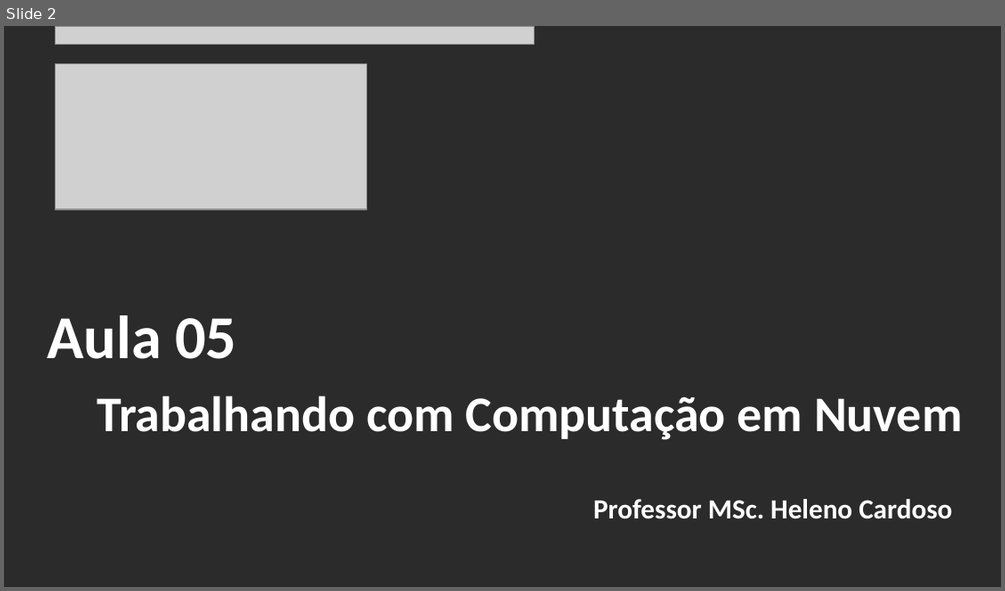
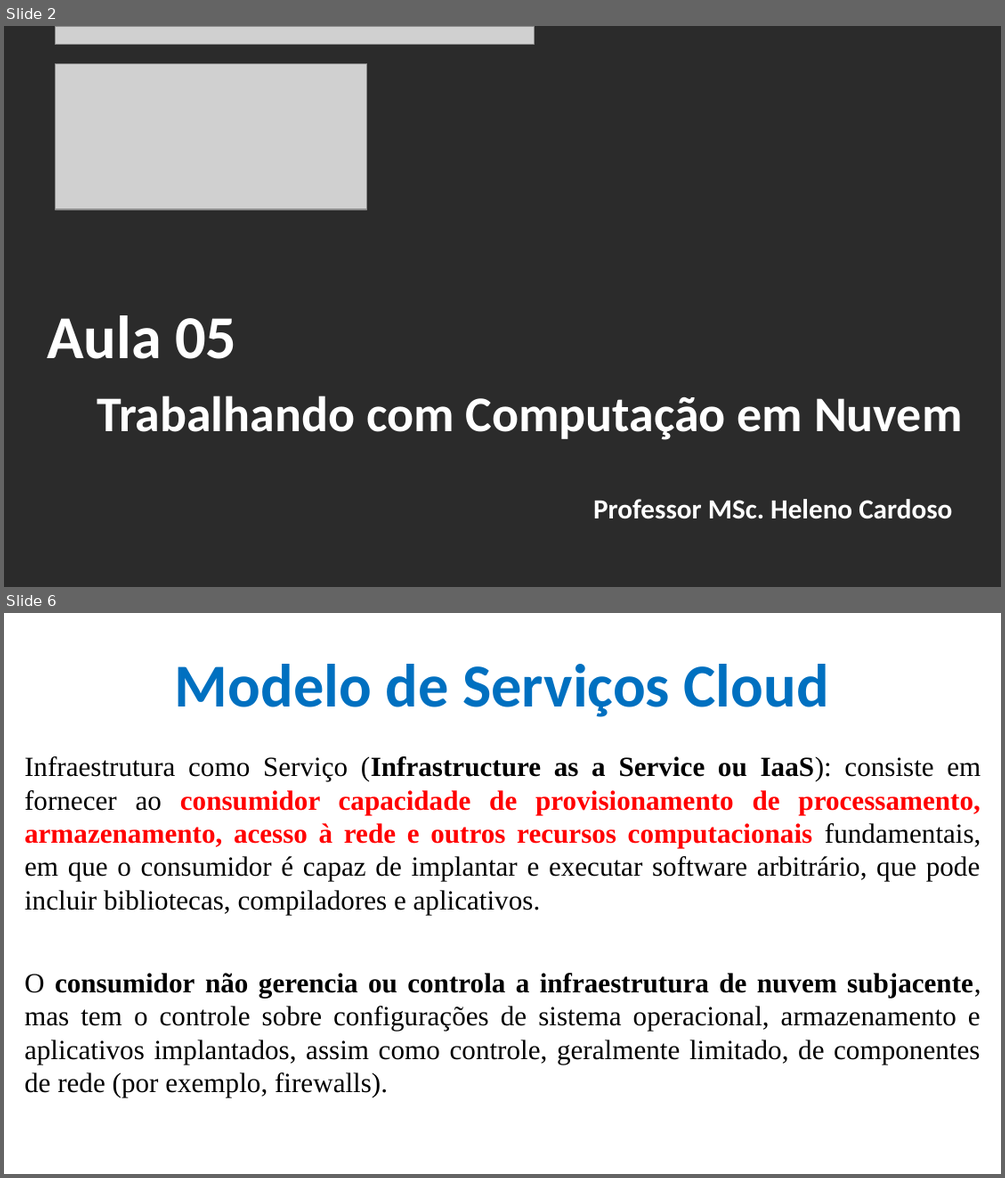
Before and after one commit to CloudEducationBrazil/WydenComputacaoNuvemWebServicesLinux, a slide deck: 01 Classes/Aula 05 - Computação em Nuvem e Web Services em Linux Bilhetagem.pptx. Shown one above the other, each under a label of ours: slide 2 before the commit, slides 2 and 6 after it; the slides between them are not shown. The pictures are 1005x591 and 1005x1178 pixels, drawn with LibreOffice and Linux fonts; fonts in the diff are those of the drawing; grey boxes stand for pictures; background and template pictures are left out; a plain dark background stands for a picture behind light text. Boxes give left, top, right and bottom in pixels: in the first picture for what was removed or moved away, otherwise in the second. Text is boxed around its words. In the diff, an @@ line names an element or a change of style, - is before the commit and + after.

Commit message:
ppt cloud computing SLA 30032023

```diff
--- a/01 Classes/Aula 05 - Computação em Nuvem e Web Services em Linux Bilhetagem.pptx
+++ b/01 Classes/Aula 05 - Computação em Nuvem e Web Services em Linux Bilhetagem.pptx
@@ slide 6 added at (4, 613, 1001, 1174), background picture (left out) @@
@@ title added at (175, 664, 829, 717), 44 pt, text #0070C0, bold @@
+Modelo de Serviços Cloud
@@ text added at (24, 756, 981, 1097), 20 pt, text #000000 @@
+Infraestrutura como Serviço (Infrastructure as a Service ou IaaS): consiste em fornecer ao consumidor capacidade de provisionamento de processamento, armazenamento, acesso à rede e outros recursos computacionais fundamentais, em que o consumidor é capaz de implantar e executar software arbitrário, que pode incluir bibliotecas, compiladores e aplicativos.
+O consumidor não gerencia ou controla a infraestrutura de nuvem subjacente, mas tem o controle sobre configurações de sistema operacional, armazenamento e aplicativos implantados, assim como controle, geralmente limitado, de componentes de rede (por exemplo, firewalls).
```
Also in this commit, not shown: 7 slides changed, 13 other slides added, 3 other files.
